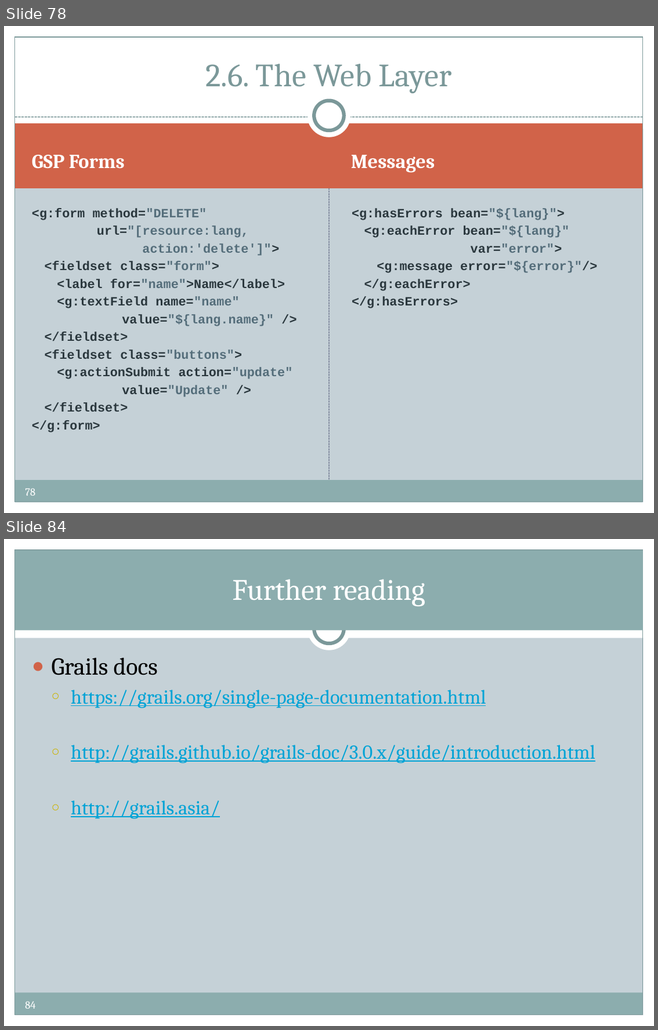
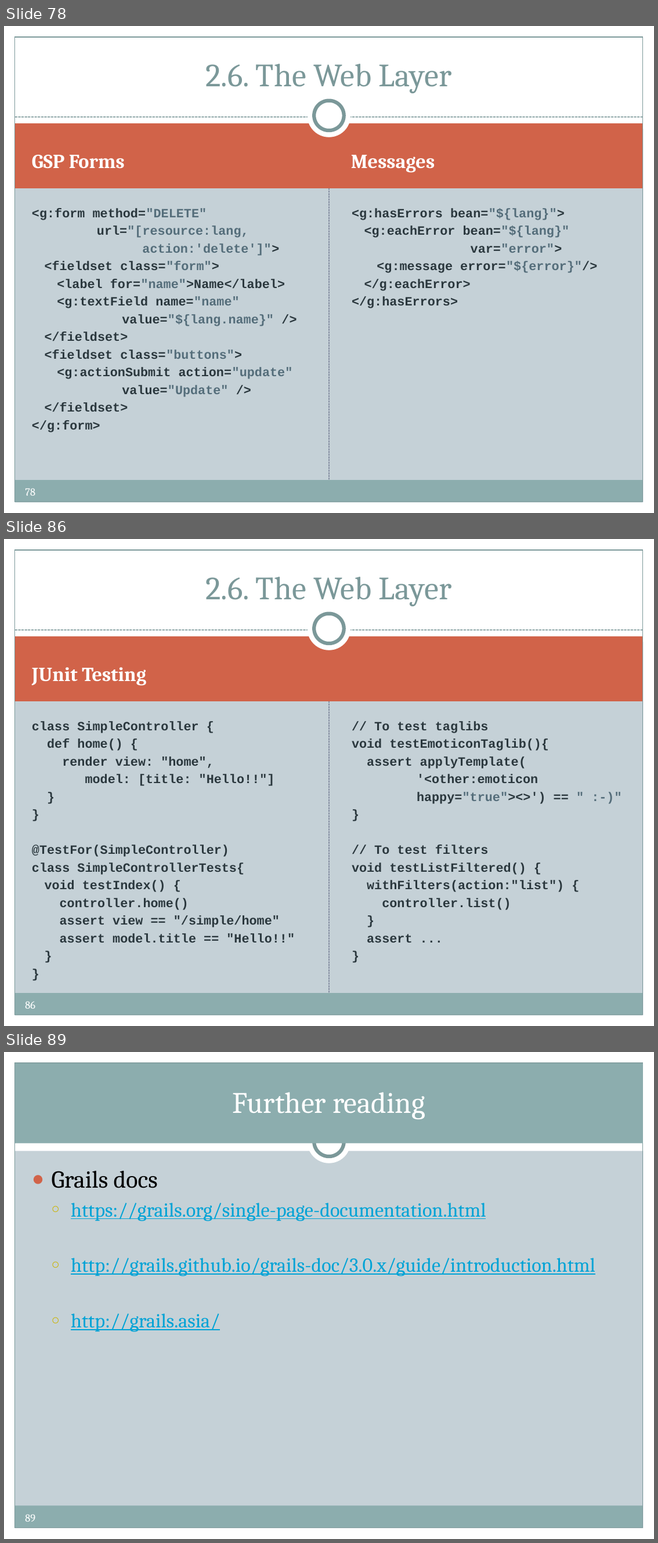
Before and after one commit to pronoide/groovy-and-grails-training-greach-2015, a slide deck: ppts/GROOVY & GRAILS.pptx. Shown one above the other, each under a label of ours: slides 78 and 84 before the commit, slides 78, 86 and 89 after it; the slides between them are not shown. The pictures are 658x1030 and 658x1543 pixels, drawn with LibreOffice and Linux fonts; fonts in the diff are those of the drawing; background and template pictures are left out. Boxes give left, top, right and bottom in pixels: in the first picture for what was removed or moved away, otherwise in the second. Text is boxed around its words. In the diff, an @@ line names an element or a change of style, - is before the commit and + after.

```diff
--- a/ppts/GROOVY & GRAILS.pptx
+++ b/ppts/GROOVY & GRAILS.pptx
@@ slide 86 added at [4,539,654,1026], background #C5D1D7; not listed: 12 template elements that a slide beside it also shows @@
@@ title added at [205,577,452,606], 36 pt, text #7C999A @@
+2.6. The Web Layer
@@ text added at [32,667,146,685], 22 pt, text #FFFFFF, bold @@
+JUnit Testing
@@ text added at [32,721,295,943], 14 pt, text #2A373D, bold @@
+class SimpleController {
+def home() {
+render view: "home",
+model: [title: "Hello!!"]
+}
+}
+@TestFor(SimpleController)
+class SimpleControllerTests{
+  void testIndex() {
+  controller.home()
+  assert view == "/simple/home"
+  assert model.title == "Hello!!"
+  }
+}
@@ text added at [351,721,564,943], 14 pt, text #2A373D, bold @@
+// To test taglibs
+void testEmoticonTaglib(){
+assert applyTemplate(
+'<other:emoticon
+happy="true"><>') == " :-)"
+}
+// To test filters
+void testListFiltered() {
+withFilters(action:"list") {
+controller.list()
+}
+assert ...
+}
@@ what was slide 84 is now slide 89 @@
@@ page number at [25,1514,35,1522]: text changed @@
-84
+89
```
Also in this commit, not shown: 4 slides changed, 5 other slides added, 1 slide removed.
